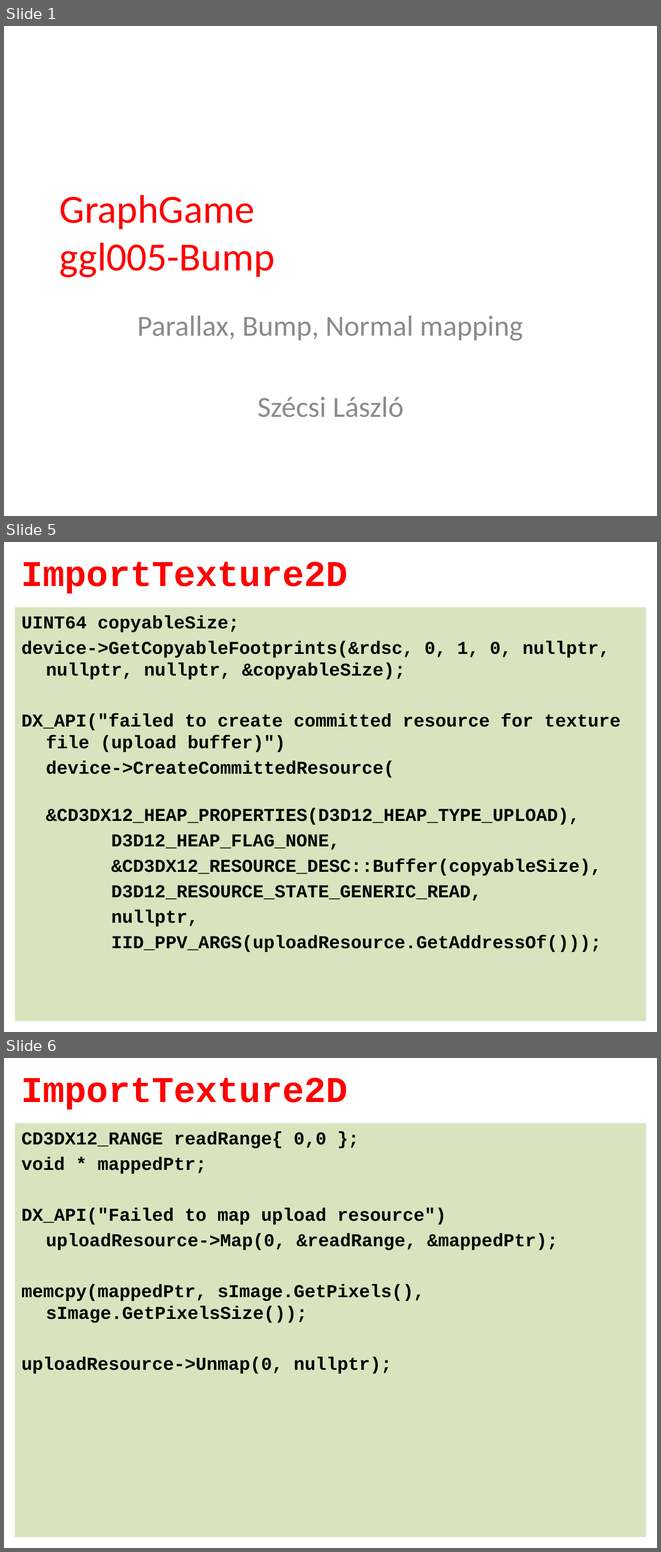
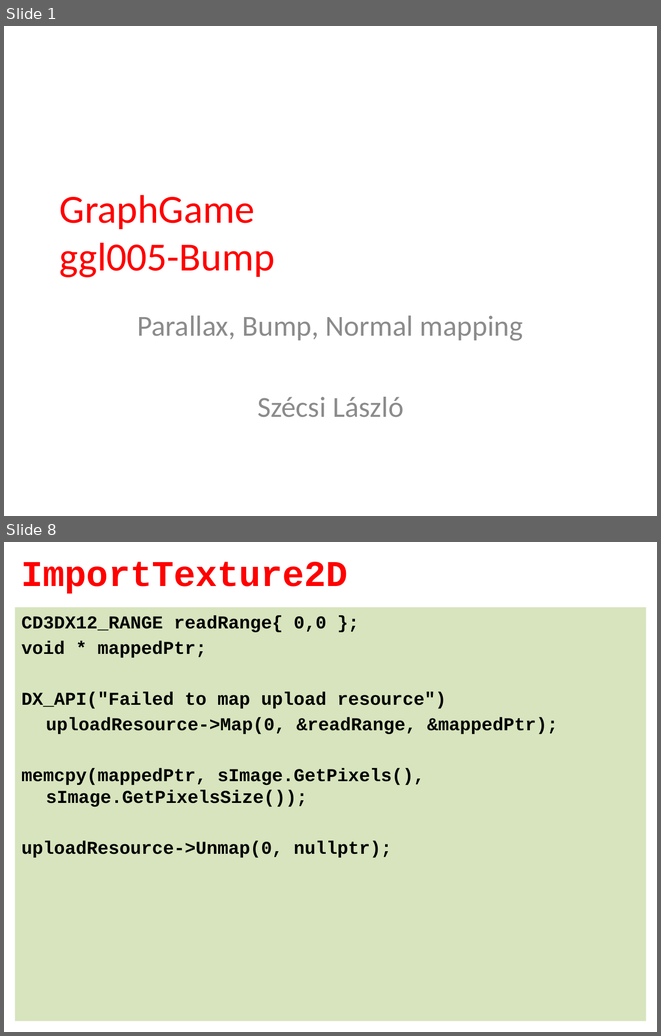
Before and after one commit to tyekx/dx12, a slide deck: Slides/ggl005-Bump.pptx. Shown one above the other, each under a label of ours: slides 1, 5 and 6 before the commit, slides 1 and 8 after it; the slides between them are not shown. The pictures are 661x1552 and 661x1036 pixels, drawn with LibreOffice and Linux fonts; fonts in the diff are those of the drawing; background and template pictures are left out. Boxes give left, top, right and bottom in pixels: in the first picture for what was removed or moved away, otherwise in the second. Text is boxed around its words. In the diff, an @@ line names an element or a change of style, - is before the commit and + after.

```diff
--- a/Slides/ggl005-Bump.pptx
+++ b/Slides/ggl005-Bump.pptx
@@ slide 5 removed at (x1=4, y1=542, x2=657, y2=1032), background #FFFFFF @@
@@ title removed at (x1=21, y1=562, x2=348, y2=594) @@
-ImportTexture2D
@@ text removed at (x1=15, y1=607, x2=646, y2=1021) @@
-UINT64 copyableSize;
-device->GetCopyableFootprints(&rdsc, 0, 1, 0, nullptr, nullptr, nullptr, &copyableSize);
-DX_API("failed to create committed resource for texture file (upload buffer)")
-device->CreateCommittedResource(
-&CD3DX12_HEAP_PROPERTIES(D3D12_HEAP_TYPE_UPLOAD),
-D3D12_HEAP_FLAG_NONE,
-&CD3DX12_RESOURCE_DESC::Buffer(copyableSize),
-D3D12_RESOURCE_STATE_GENERIC_READ,
-nullptr,
-IID_PPV_ARGS(uploadResource.GetAddressOf()));
@@ what was slide 6 is now slide 8 @@
```
Also in this commit, not shown: 2 slides changed, 4 slides added, 1 other slide removed, 6 other files.
